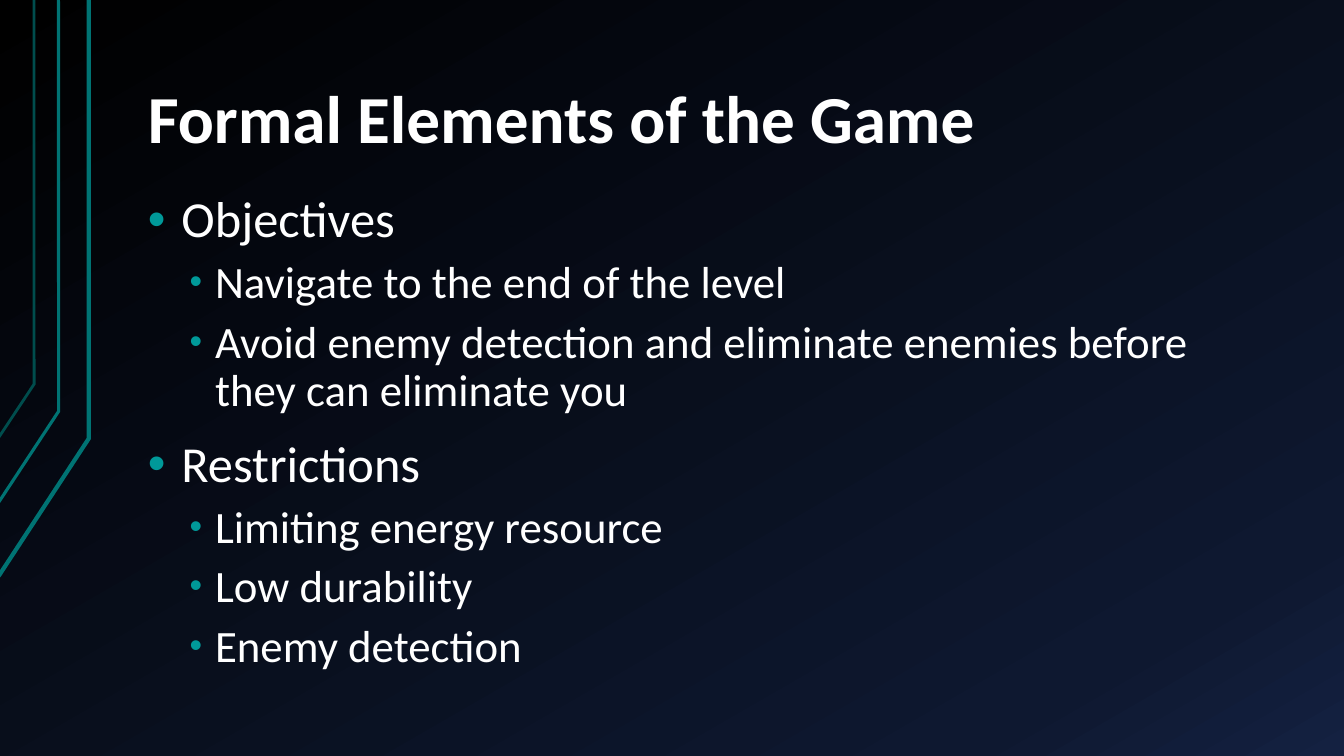
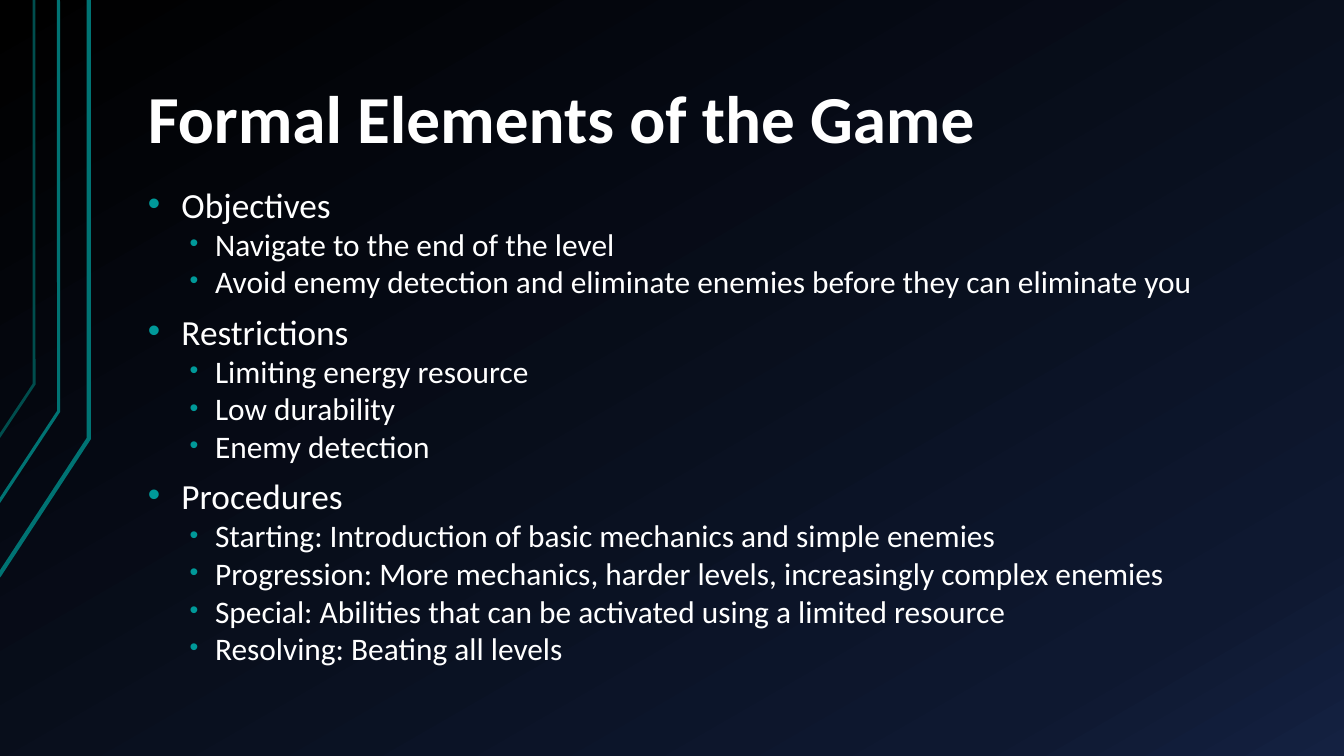
Before and after one commit to MitchLeff/Quicksilver-Project, a slide deck: slide 4 of Presentations/TeamQuicksilver_Game_Pitch_Su15.pptx. Drawn at 1344x756 pixels with LibreOffice and Linux fonts; fonts in the diff are those of the drawing. Boxes give left, top, right and bottom in pixels: in the first picture for what was removed or moved away, otherwise in the second. Text is boxed around its words. In the diff, an @@ line names an element or a change of style, - is before the commit and + after.

```diff
--- a/Presentations/TeamQuicksilver_Game_Pitch_Su15.pptx
+++ b/Presentations/TeamQuicksilver_Game_Pitch_Su15.pptx
@@ text at [181,193,1191,463]: size 36 to 25.2 pt in "Objectives", "Restrictions"; size 32 to 22.4 pt in "Navigate to the end of the level", "Avoid enemy detection and eliminate enemies before ...", "Limiting energy resource", "Low durability" and 1 more places; line spacing 0.9 to 0.7 @@
@@ text at [181,484,1163,666]: paragraphs added @@
+• Procedures
+  • Starting: Introduction of basic mechanics and simple enemies
+  • Progression: More mechanics, harder levels, increasingly complex enemies
+  • Special: Abilities that can be activated using a limited resource
+  • Resolving: Beating all levels
```
Also in this commit, not shown: 1 other slide changed.
